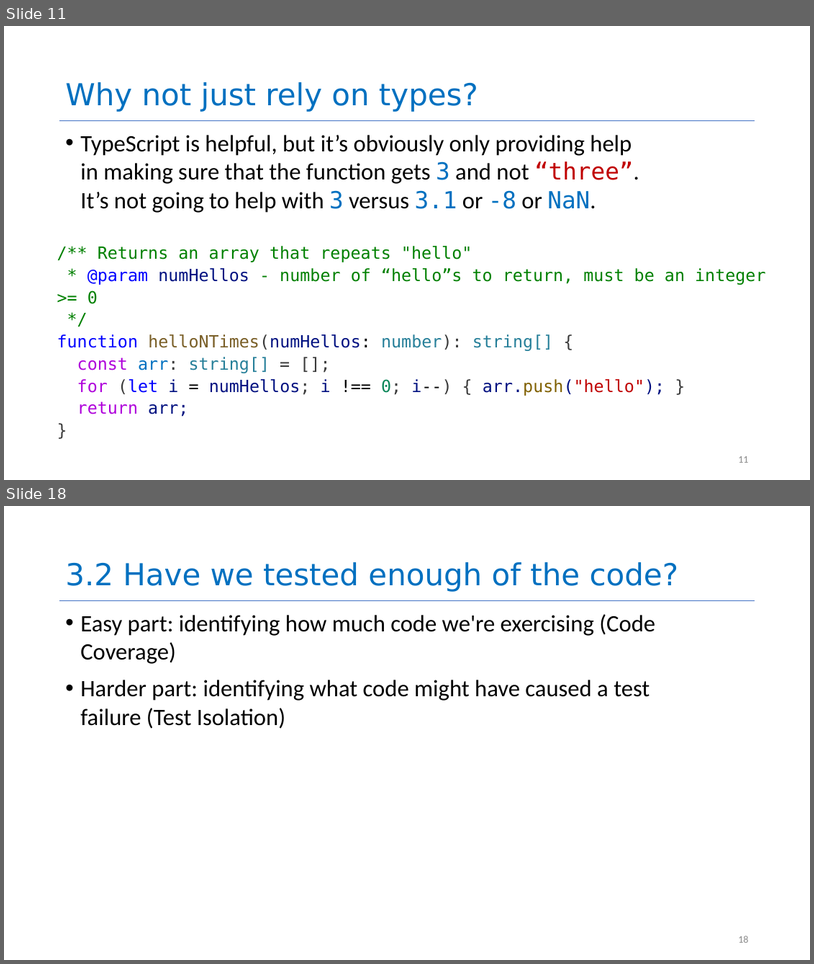
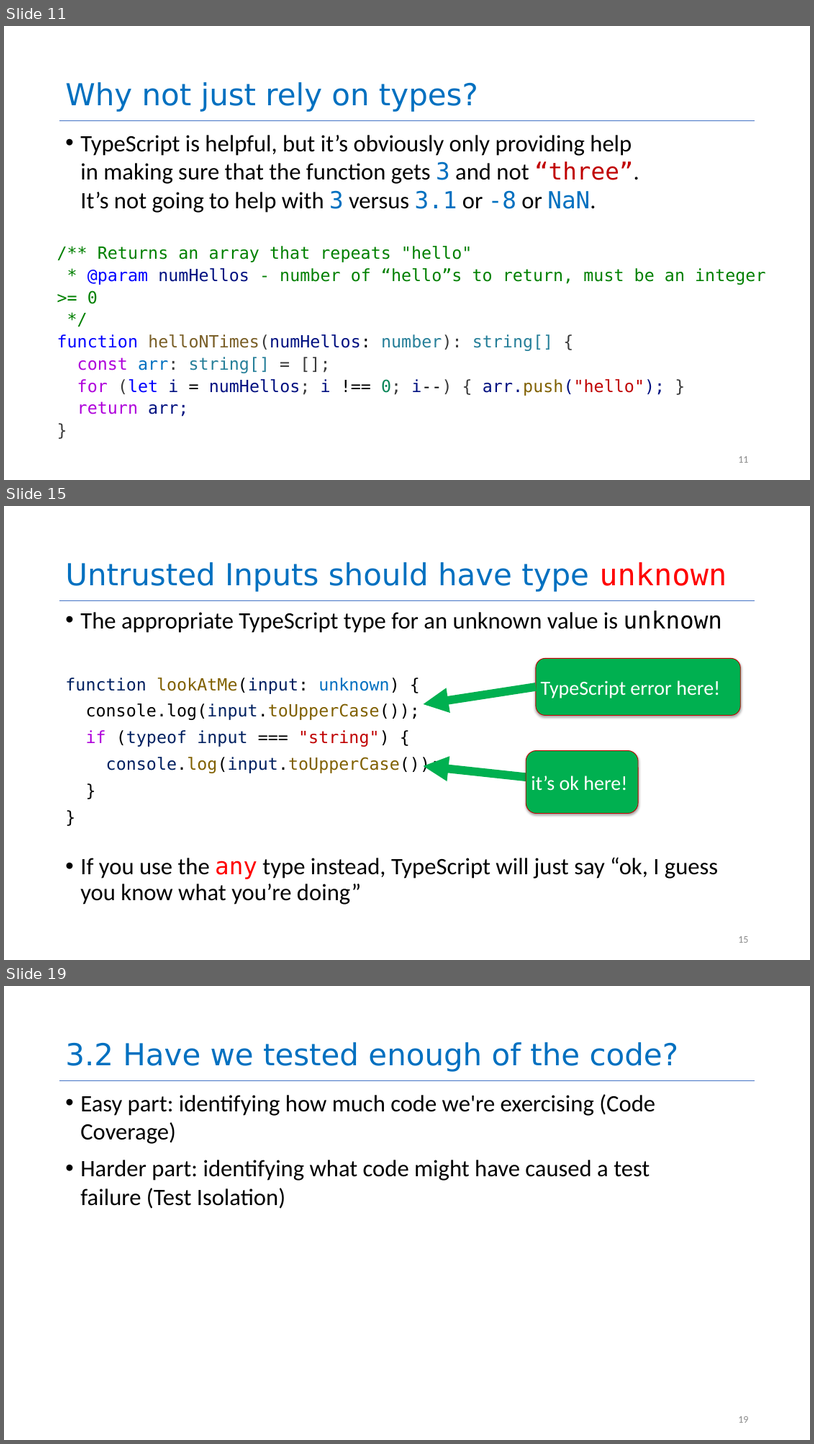
Before and after one commit to neu-se/CS4530-Fall-2026, a slide deck: Slides/Module 03 Unit Testing.pptx. Shown one above the other, each under a label of ours: slides 11 and 18 before the commit, slides 11, 15 and 19 after it; the slides between them are not shown. The pictures are 814x964 and 814x1444 pixels, drawn with LibreOffice and Linux fonts; fonts in the diff are those of the drawing. Boxes give left, top, right and bottom in pixels: in the first picture for what was removed or moved away, otherwise in the second. Text is boxed around its words. In the diff, an @@ line names an element or a change of style, - is before the commit and + after.

```diff
--- a/Slides/Module 03 Unit Testing.pptx
+++ b/Slides/Module 03 Unit Testing.pptx
@@ slide 15 added at bbox=[4, 506, 810, 960], background #FFFFFF; not listed: 1 template element that a slide beside it also shows @@
@@ title added at bbox=[65, 562, 727, 592], 36 pt, text #0070C0 @@
+Untrusted Inputs should have type unknown
@@ text added at bbox=[65, 610, 723, 904], 28 pt, text #000000 @@
+• The appropriate TypeScript type for an unknown value is unknown
+function lookAtMe(input: unknown) {
+console.log(input.toUpperCase());
+if (typeof input === "string") {
+console.log(input.toUpperCase());
+}
+}
+• If you use the any type instead, TypeScript will just say “ok, I guess you know what you’re doing”
@@ rounded rectangle added at bbox=[536, 659, 741, 716], fill #00B050, outline #C70000 0.75 pt, 24 pt, text #FFFFFF @@
+TypeScript error here!
@@ arrow added from (536, 687) to (424, 704), #00B050 10 pt @@
@@ rounded rectangle added at bbox=[526, 750, 638, 813], fill #00B050, outline #C70000 0.75 pt, 24 pt, text #FFFFFF @@
+it’s ok here!
@@ arrow added from (531, 777) to (424, 766), #00B050 10 pt @@
@@ page number added at bbox=[738, 936, 748, 942], 12 pt, text #8C8C8C @@
+15
@@ what was slide 18 is now slide 19 @@
@@ page number at bbox=[738, 1416, 748, 1422]: text changed @@
-18
+19
```
Also in this commit, not shown: 8 slides changed, 1 other slide added, 1 slide removed, 1 other file.
